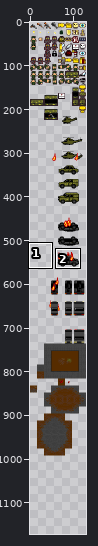
Sprite sheet: Assets/weapons.png. Above, an overview of the earlier version with the close-up marked.
Close-up. Before:
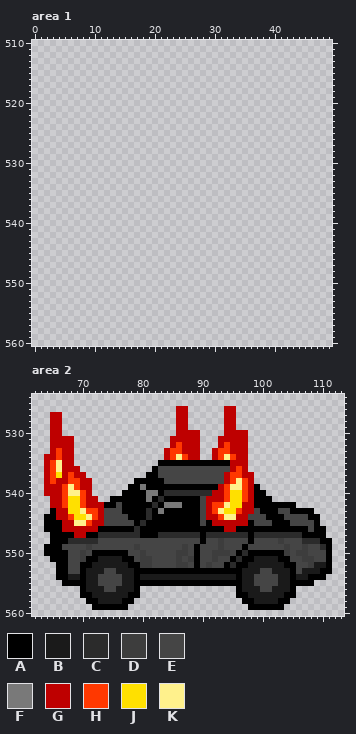
The file is 128x1312 pixels. Colours within 5 levels of each other are drawn and written as one. Shown: area 1: x 0..49, y 510..560; area 2: x 62..113, y 524..560. The old version is drawn lined up with the new one, on the new canvas. The wide view leaves out empty margins. The commit also changed other parts of the picture, which this record leaves out.
Palette (. is transparent): A #000000  B #1a1a1a  C #2b2b2b  D #3d3d3d  E #454545  F #797979  G #be0000  H #ff3800  J #ffe000  K #fff18c
Pixels before, area 1 (only the part around the change), first column x 0:
510 ..................................................
511 ..................................................
512 ..................................................
513 ..................................................
514 ..................................................
515 ..................................................
516 ..................................................
517 ..................................................
518 ..................................................
519 ..................................................
520 ..................................................
521 ..................................................
522 ..................................................
523 ..................................................
524 ..................................................
525 ..................................................
526 ..................................................
527 ..................................................
528 ..................................................
529 ..................................................
530 ..................................................
531 ..................................................
532 ..................................................
533 ..................................................
534 ..................................................
535 ..................................................
536 ..................................................
537 ..................................................
538 ..................................................
539 ..................................................
540 ..................................................
541 ..................................................
542 ..................................................
543 ..................................................
544 ..................................................
545 ..................................................
546 ..................................................
547 ..................................................
548 ..................................................
549 ..................................................
550 ..................................................
551 ..................................................
552 ..................................................
553 ..................................................
554 ..................................................
555 ..................................................
556 ..................................................
557 ..................................................
558 ..................................................
559 ..................................................
560 ..................................................
Pixels before, area 2, first column x 64:
526 ......................GG......GG................
527 .GG...................GG......GG................
528 .GG...................GG......GG................
529 .GG...................GG......GG................
530 .GG...................GGGG....GGGG..............
531 .GGGG................GGGGG...GGGGG..............
532 .GGGG................GHGGG...GHGGG..............
533 .GHGG...............GHHGGG..GHHGGG..............
534 GGHGG...............GHKHGG..GHKHGG..............
535 GHKGG..............AAAAAAAAAAAAGGG..............
536 GHKGGG............AEEEEEEEEEEEEGHG..............
537 GHJGHGG..........AAEEEEEEEEEEEGHHGG.............
538 GHGGHHGG.......AAAAAEEEEEEEEEEGHKHG.............
539 GGGHKHGG......AAFAAAAAAAAAAAAGHKKHGA............
540 GGGHKKHG.....AAAAFFACCCCCCCCGGHJJHGAA...........
541 .GGHJJHGG..AAAAAAFACAAAAAAEGGGHJJHGAAA..........
542 .GGHJJHGGGAAEAAAAACAFFFAAAEGHHKJJGGAAAAAAA......
543 .AGGJJKHHGEEEAAAACAFAAAAAAEGHKJJHGGEAAAEEAAAA...
544 AAGGHJJKHGEEEEAAACAAAAAAAAEGGHKKGGEEEAAAEEEEAA..
545 AAAGGKKHGGEEEEEACAAAAAAAAAEAGGGGGGAEEEAAAEEEEA..
546 AAAGGGGGGAAAAAACAAAAAAAAAAAAAAGGAAAAAAAAAAAAEAA.
547 .AAAAGGAACCCCCCCAAACCCCCCCACCCCCCCACCCCCCCCAAAA.
548 .AAACCCCCEEEEEEEEEEEEEEEEEAEEDEEEEAEEEEDEEECCCAA
549 AAAEEEEDEEEEEEEDEEEEEEEDEAEEEDEEEAEEEEEEDEEDEECA
550 AAAAEEDEAAAAAAEEDEEEEEDDEAEEDDDEACAAAAAADEDDEEEA
551 .AAAEEDAABBBBAAEDDEEEEDEDAEEDEEACAABBBBAAEEDDEEA
552 ..AAEEAABBBBBBAADDEEEEDDEAEDEEACAABBBBBBAAEEDBBA
553 ..AAEEABBBEEBBBAAAAAAAAAAAAAAAAAABBBEEBBBAEBBBAA
554 ..AABBABBEEEEBBABBBBBBBBBBBBBBBBABBEEEEBBABBAAA.
555 ...AAAABBEEEEBBAAAAAAAAAAAAAAAAAABBEEEEBBAAAA...
556 ......ABBBEEBBBA................ABBBEEBBBA......
557 ......AABBBBBBAA................AABBBBBBAA......
558 .......AABBBBAA..................AABBBBAA.......
559 ........AAAAAA....................AAAAAA........
And afterwards:
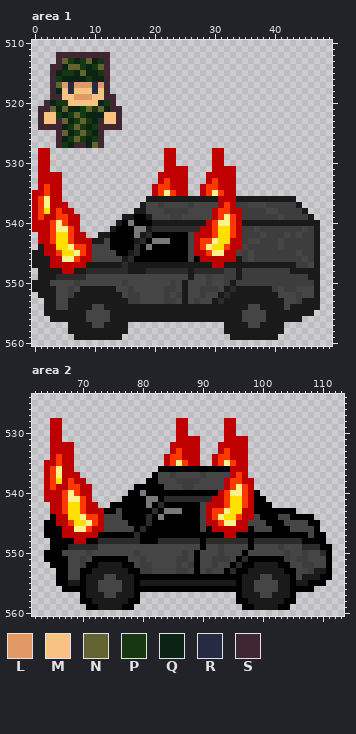
Colours new in this view: L #e19a65  M #f7c282  N #62632e  P #153811  Q #0a2314  R #262b44  S #3f2631
The exact change:
canvas 128x1312 -> 128x2336
Changed rows in their new state; - is an unchanged pixel.
Area 1:
first column x 0:
512 ----SSSSSSSSS-----------------------------------
513 ----SNPQPNQPS-----------------------------------
514 ---SSQNNPQPNS-----------------------------------
515 ---SQPPQNQQPS-----------------------------------
516 ---SPQQQQPQQS-----------------------------------
517 ---SNLRLLLRLS-----------------------------------
518 ---SQMRMMMRMS-----------------------------------
519 ---SSMMLLLMMSS----------------------------------
520 --SQPPMMMMMQPS----------------------------------
521 -SSNQNQQPNPNQSS---------------------------------
522 -SMMPQPNPQQQMMS---------------------------------
523 -SMMSNQPNPQSMMS---------------------------------
524 -SSSSQPNPQPSSSS---------------------------------
525 ----SNQPNPQS------------------------------------
526 ----SQPNPQPS------------------------------------
527 ----SPQSSQNS------------------------------------
528 -GG-------------------GG------GG----------------
529 -GG-------------------GG------GG----------------
530 -GG-------------------GG------GG----------------
531 -GG-------------------GGGG----GGGG--------------
532 -GGGG----------------GGGGG---GGGGG--------------
533 -GGGG----------------GHGGG---GHGGG--------------
534 -GHGG---------------GHHGGG--GHHGGG--------------
535 GGHGG---------------GHKHGG--GHKHGG--------------
536 GHKGG--------------BBBBBBBBBBBBGGGBBBBBBBBBB----
537 GHKGGG------------BEEDEEEEDEEEEGHGDDEEEDDDDDB---
538 GHJGHGG----------BBEEEDDDDEEEEGHHGGDDDDEEDDDDB--
539 GHGGHHGG-------BBAABEEEDDEEEEEGHKHGDDDDDDEDDDDB-
540 GGGHKHGG------BAFAAABBBBBBBBBGHKKHGBBBBBBBBBBBBB
541 GGGHKKHG-----BAAAFFBCCCCCCCCGGHJJHGDDEDDDDDDDEDB
542 -GGHJJHGG--BBAAAAFBCAAAAAAEGGGHJJHGDDDEDDDEDEDDB
543 -GGHJJHGGGBBEAAAABCAFFFAAAEGHHKJJGGDEEDDDEDDDDDB
544 -BGGJJKHHGEEEAAAACAFAAAAAAEGHKJJHGGEDDDDDEDDDDDB
545 BBGGHJJKHGEEEEAABCAAAAAAAAEGGHKKGGEDEDDDDDDDEDDB
546 BBBGGKKHGGEEEEEBCAAAAAAAAAEAGGGGGGBDEDDDDDDDDEDB
547 BBBGGGGGGBBBBBBCBBBBBBBBBBBBBBGGBBBBBBBBBBBBDDEB
548 -BBBBGGBBCCCCCCCBBBCCCCCCCBCCCCCDDBDDDDDDDDBBBBB
549 -BBBCCCCCEEEEEEEEEEEEEEEEEBEEDEEDDBDDDDDDDDDDDBB
550 BBBEEEEDEEEEEEEDEEEEEEEDEBEEEDEEDBDDDDDDDDDDDDDB
551 BBBBEEDEBBBBBBEEDEEEEEDDEBEEDDDEBCBBBBBBDEDDEEEB
552 -BBBEEDBBBBBBBBEDDEEEEDEDBEEDEEBCBBBBBBBBEEEDEEB
553 --BBEEBBBBBBBBBBDDEEEEDDEBEDEEBCBBBBBBBBBBEEDBBB
554 --BBEEBBBBEEBBBBBBBBBBBBBBBBBBBBBBBBEEBBBBEBBBBB
555 --BBBBBBBEEEEBBBBBBBBBBBBBBBBBBBBBBEEEEBBBBBBBB-
556 ---BBBBBBEEEEBBBBBBBBBBBBBBBBBBBBBBEEEEBBBBBB---
557 ------BBBBEEBBBB----------------BBBBEEBBBB------
558 ------BBBBBBBBBB----------------BBBBBBBBBB------
559 -------BBBBBBBB------------------BBBBBBBB-------
Area 2:
first column x 64:
526 ----------------------..------..----------------
527 -..-------------------..------..----------------
530 ------------------------..------..--------------
531 ---..----------------.-------.------------------
532 ----------------------G-------G-----------------
533 --G-----------------.G------.G------------------
534 .---------------------HG------HG----------------
535 -GH----------------.GHKHGG..GHKH----------------
536 -----.------------.AAAAAAAAAAAA-G---------------
537 --K-G-.----------.---D----D---EG--.-------------
538 --J--G-.-------..--E--DDDD------HG--------------
539 -H-GH---------.-A---EEEDDEEEEEGH---.------------
540 -----HG------.--FAA-AAAAAAAAA--KK---.-----------
541 G---KK--.--..-----FACCCCCCCC---------.----------
542 ---------..-A----FACAAA-----GGH--H----....------
543 -G-H--HGG-AA-----ACAFFF------HK-J--A---AA-...---
544 .---J-KH-----A-----F--------HKJJH-G-A--E-AAA-.--
545 --G-HJJKH-----A-AC---------G-HKK--E--A--E---A---
546 -----KKH-GEEEEEAC---------E-GG--GG-EEE---EEE--.-
547 A--GG--GGAAAAAA----AAAAAAA-AAAGGAA-AAAAAAAA-E---
548 ----AGGAACCCCCCCAAACCCCCCC-CCCCCCC-CCCCCCCCAAA-.
549 .--ACCCCC------E-------E-EA------EA----DE--CCCA-
550 ---E--EDEEEEEE-DE-----E-----E-E-EAEEEEEE--E---C-
551 A------E-AAAA-E--E-----DE----DDEAC-AAAA-D-D-E---
552 -A----D-A----A-E-------ED--ED-EAC-A----A-E-D-EE-
553 -------A--BB--A-DDEEEEDDE-EDEE-C-A--BB--A--ED-B-
554 ----EE---B--B---AAAAAAAAAAAAAAAA---B--B---E-BB-A
555 --A-BB----------BBBBBBBBBBBBBBBB----------BB-AA-
556 ---AAA---E--E---AAAAAAAAAAAAAAAA---E--E---AAA---
557 -------B--EE--B------------------B--EE--B-------
558 ------A-B----B-A----------------A-B----B-A------
559 -------A-BBBB-A------------------A-BBBB-A-------
Where, in picture pixels (left, top, right, bottom), the same in both close-ups:
added: (32, 52, 320, 340)
changed: (44, 406, 332, 610)
